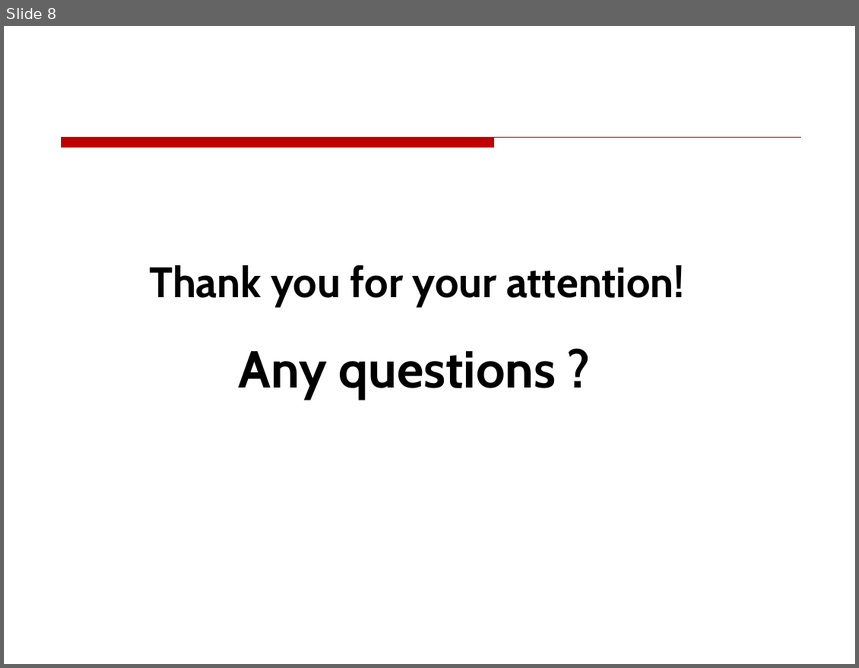
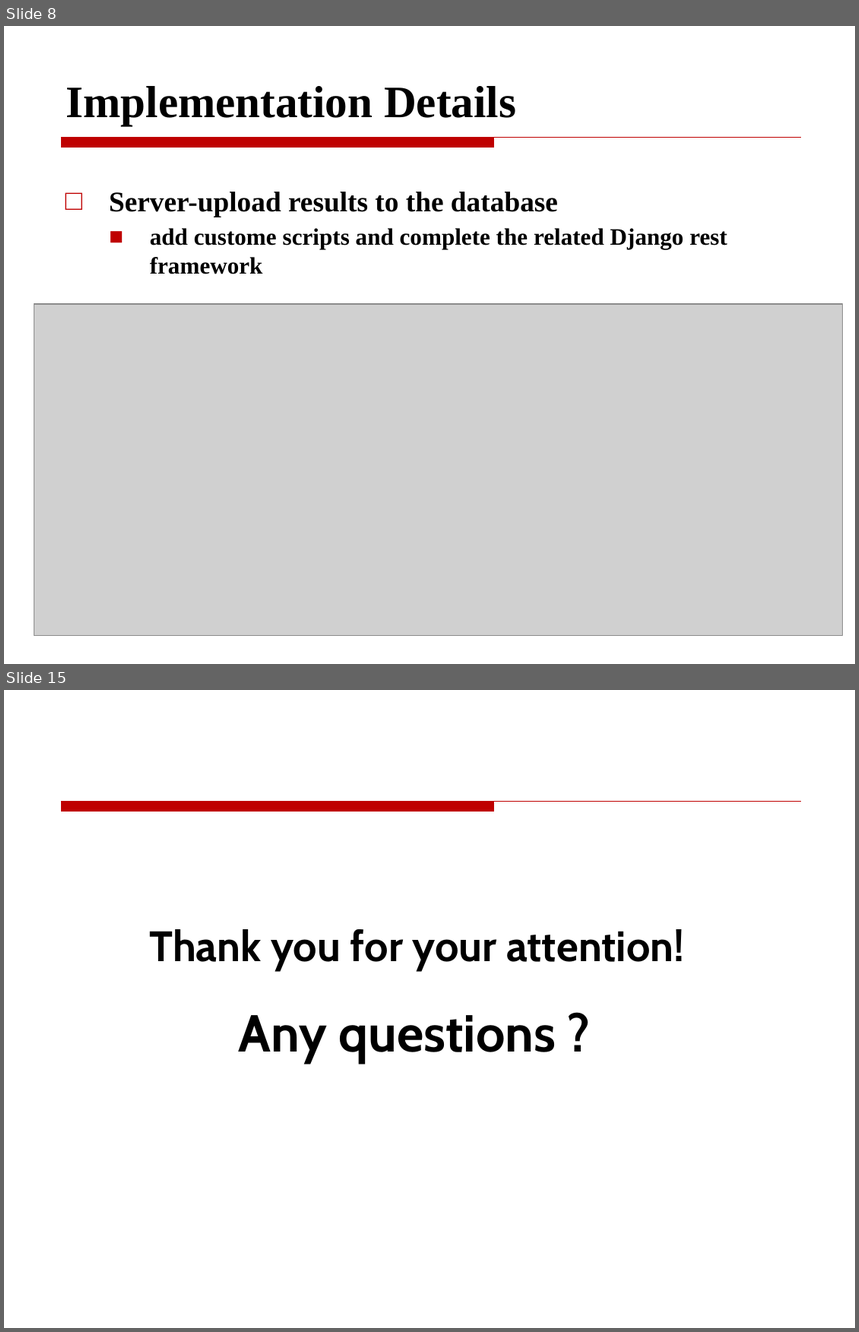
Before and after one commit to JonStark3123/django-postgres-stack, a slide deck: presentation.pptx. Shown one above the other, each under a label of ours: slide 8 before the commit, slides 8 and 15 after it; the slides between them are not shown. The pictures are 859x668 and 859x1332 pixels, drawn with LibreOffice and Linux fonts; fonts in the diff are those of the drawing; grey boxes stand for pictures. Boxes give left, top, right and bottom in pixels: in the first picture for what was removed or moved away, otherwise in the second. Text is boxed around its words. In the diff, an @@ line names an element or a change of style, - is before the commit and + after.

```diff
--- a/presentation.pptx
+++ b/presentation.pptx
@@ slide 8 added at (4, 26, 855, 664), background #FFFFFF; not listed: 1 template element that a slide beside it also shows @@
@@ title added at (66, 86, 516, 126), 38 pt, text #000000, bold @@
+Implementation Details
@@ text added at (109, 192, 728, 275), 20 pt, text #000000, bold @@
+□ Server-upload results to the database
+  ■ add custome scripts and complete the related Django rest framework
@@ picture added at (34, 304, 842, 636) @@
@@ rectangle added at (4, 566, 855, 566), fill #FFFFFF @@
@@ text added at (4, 617, 71, 651), 12 pt, text #8C8C8C @@
+2020/3/7
@@ what was slide 8 is now slide 15 @@
```
Also in this commit, not shown: 5 slides changed, 6 other slides added, 1 other file.
